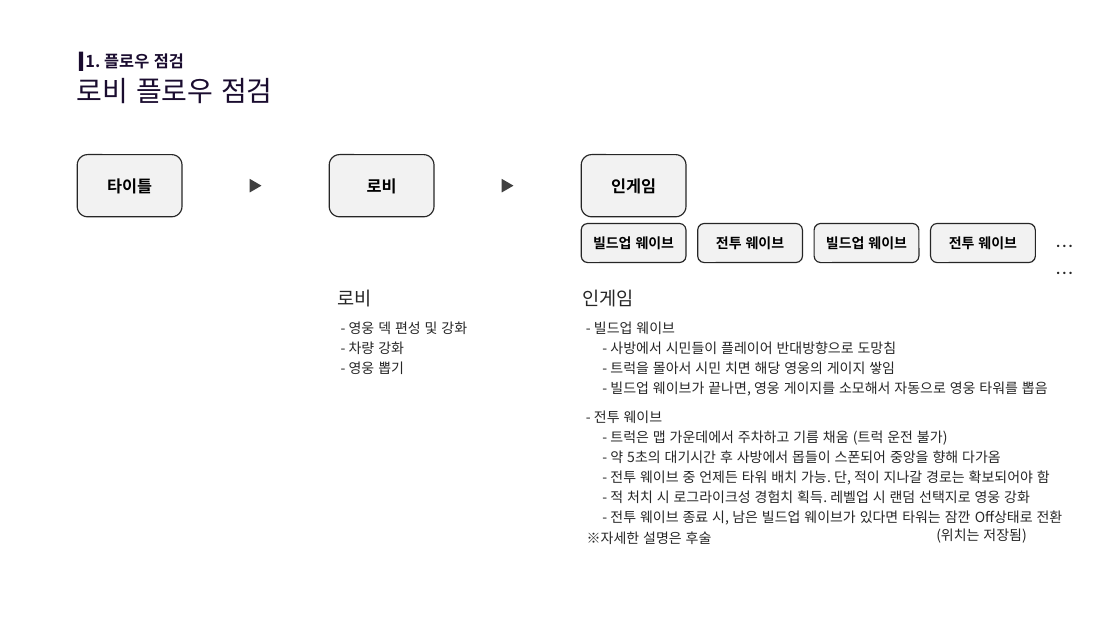
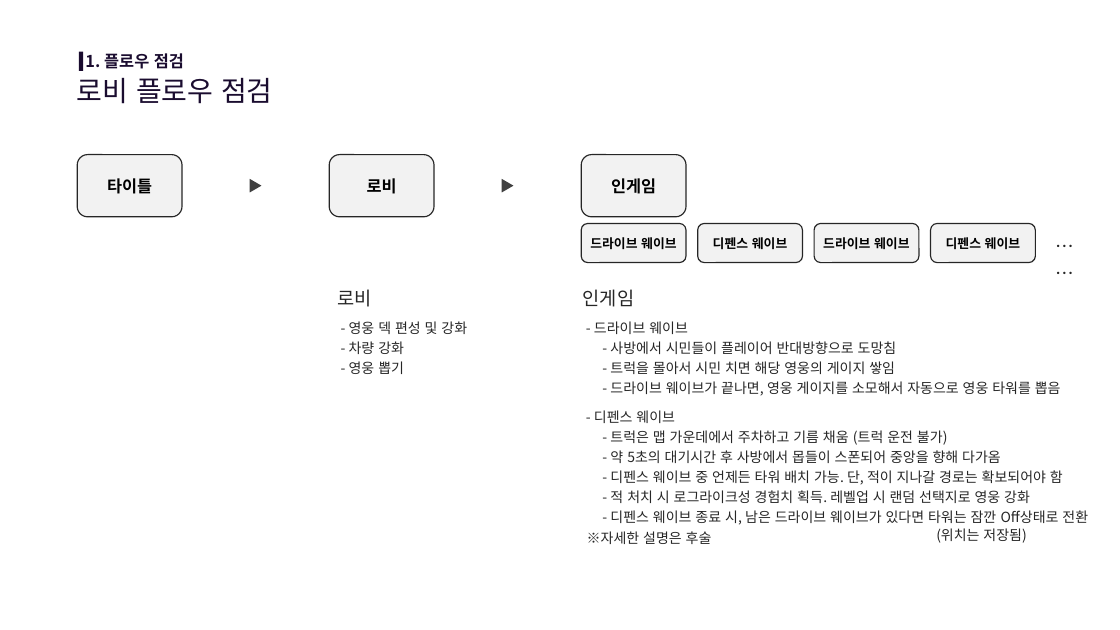
Before and after one commit to scorchLand/kci, a slide deck: slide 6 of 기획서/트럭 문서.pptx. Drawn at 1120x630 pixels with LibreOffice and Linux fonts; fonts in the diff are those of the drawing. Boxes give left, top, right and bottom in pixels: in the first picture for what was removed or moved away, otherwise in the second. Text is boxed around its words. In the diff, an @@ line names an element or a change of style, - is before the commit and + after.

Commit message:
[0.0.1/기획] 타워 배치 쪽문서 갱신 및 작업용 프리팹 업로드

```diff
--- a/기획서/트럭 문서.pptx
+++ b/기획서/트럭 문서.pptx
@@ text in rounded rectangle at <box>590,237,676,249</box>: text changed; size 12 to 11 pt @@
-빌드업 웨이브
+드라이브 웨이브
@@ text in rounded rectangle at <box>713,237,787,249</box>: text changed; size 12 to 11 pt @@
-전투 웨이브
+디펜스 웨이브
@@ text in rounded rectangle at <box>823,237,909,249</box>: text changed; size 12 to 11 pt @@
-빌드업 웨이브
+드라이브 웨이브
@@ text in rounded rectangle at <box>946,237,1020,249</box>: text changed; size 12 to 11 pt @@
-전투 웨이브
+디펜스 웨이브
@@ text at <box>594,321,688,334</box>: text changed @@
-- 빌드업 웨이브
+- 드라이브 웨이브
@@ text at <box>594,381,1061,423</box>: text changed @@
-- 빌드업 웨이브가 끝나면, 영웅 게이지를 소모해서 자동으로 영웅 타워를 뽑음
-- 전투 웨이브
+- 드라이브 웨이브가 끝나면, 영웅 게이지를 소모해서 자동으로 영웅 타워를 뽑음
+- 디펜스 웨이브
@@ text at <box>610,470,1063,485</box>: text changed @@
-- 전투 웨이브 중 언제든 타워 배치 가능. 단, 적이 지나갈 경로는 확보되어야 함
+- 디펜스 웨이브 중 언제든 타워 배치 가능. 단, 적이 지나갈 경로는 확보되어야 함
@@ text at <box>610,510,1088,525</box>: text changed @@
-- 전투 웨이브 종료 시, 남은 빌드업 웨이브가 있다면 타워는 잠깐 Off상태로 전환
+- 디펜스 웨이브 종료 시, 남은 드라이브 웨이브가 있다면 타워는 잠깐 Off상태로 전환
```
Also in this commit, not shown: 17 other slides changed, 12 other files.
